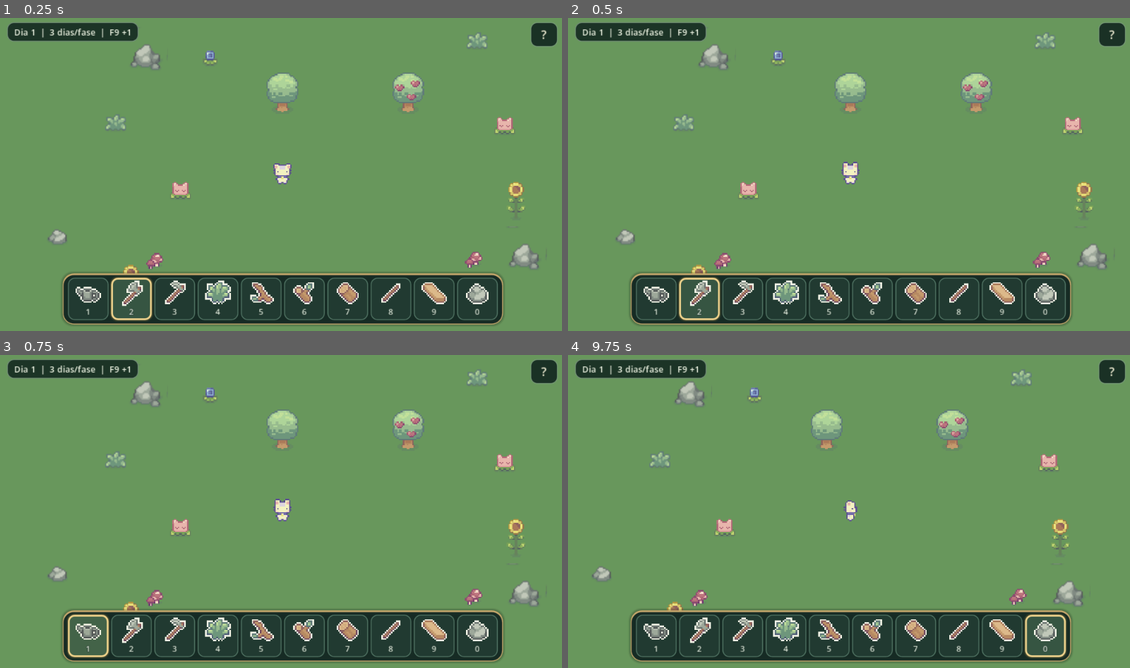
Above: before the commit, frames 1-4 (two rows, left to right).
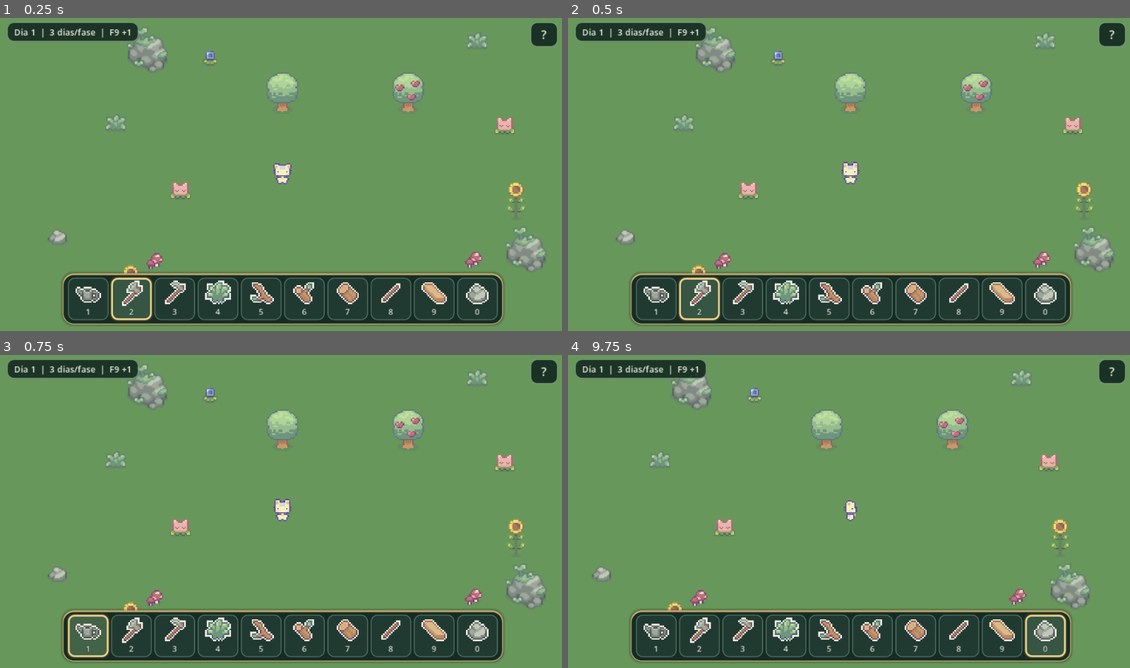
Above: after the commit, the same moments.

Repository: HelioConde/Slime-Harvest
Game: Godot game, scene res://scenes/trees/TreeChopDemo.tscn
Two runs of this game, one before a commit and one after it. Both use one fixed random seed, a clock stepped at 60 frames per second and the inputs below. This scene is started directly instead of the project's main scene.
Inputs (mouse positions are in pixels of both pictures, inside the frame that each line leads up to):
- Up to frame 1 (0.25 s): no input
- Up to frame 2 (0.5 s): no input
- Up to frame 3 (0.75 s): click (89, 636) at 0.5 s
- Up to frame 4 (9.75 s): click (697, 636) at 1.25 s; click (742, 636) at 2 s; click (787, 636) at 2.75 s; click (826, 636) at 3.5 s; click (871, 636) at 4.25 s; click (916, 636) at 5 s; click (961, 636) at 5.75 s; click (1000, 636) at 6.5 s; click (1045, 636) at 7.25 s; click "?" at 8 s; click "×" at 8.75 s; tap Enter at 9.5 s; move the mouse to (972, 495) at 9.52 s; hold D (move_right) from 9.53 s (still down); tap E (interact) at 9.6 s; click (972, 495) at 9.67 s

The runs differ from the first frame. In frame 1, 1.0% of the frame differs, in the area x 22-98%, y 3-82%; in frame 2, 1.0%; in frame 3, 1.0%; in frame 4, 0.9%.

Commit message:
feat(godot): mine rocks through decreasing levels and make flowers/mushrooms collectible

Diff:
--- a/scenes/objects/rocks/rock.tscn
+++ b/scenes/objects/rocks/rock.tscn
@@ -1,6 +1,7 @@
 [gd_scene format=3 uid="uid://do1dqqwsqi8jo"]
 
 [ext_resource type="Texture2D" uid="uid://qw4xrtdtiwew" path="res://assets/Objects/Mushrooms, Flowers, Stones.png" id="1_70ahf"]
+[ext_resource type="Script" path="res://scripts/rocks/mineable_rock.gd" id="mineable_script"]
 
 [sub_resource type="AtlasTexture" id="AtlasTexture_aw33s"]
 atlas = ExtResource("1_70ahf")
@@ -42,6 +43,7 @@
 }]
 
 [node name="Rock" type="Node2D" unique_id=1997084972]
+script = ExtResource("mineable_script")
 
 [node name="AnimatedSprite2D" type="AnimatedSprite2D" parent="." unique_id=1511412045]
 sprite_frames = SubResource("SpriteFrames_uv805")
--- a/scenes/objects/rocks/rock_01.tscn
+++ b/scenes/objects/rocks/rock_01.tscn
@@ -1,11 +1,13 @@
 [gd_scene load_steps=3 format=3]
 
 [ext_resource type="Texture2D" path="res://data/objects/rocks/rock_01.tres" id="1_texture"]
+[ext_resource type="Script" path="res://scripts/rocks/mineable_rock.gd" id="mineable_script"]
 
 [sub_resource type="RectangleShape2D" id="Shape_base"]
 size = Vector2(4, 4)
 
 [node name="rock_01" type="StaticBody2D" groups=["world_objects"]]
+script = ExtResource("mineable_script")
 texture_filter = 1
 collision_layer = 1
 collision_mask = 2
--- a/scenes/objects/rocks/rock_02.tscn
+++ b/scenes/objects/rocks/rock_02.tscn
@@ -1,11 +1,13 @@
 [gd_scene load_steps=3 format=3]
 
 [ext_resource type="Texture2D" path="res://data/objects/rocks/rock_02.tres" id="1_texture"]
+[ext_resource type="Script" path="res://scripts/rocks/mineable_rock.gd" id="mineable_script"]
 
 [sub_resource type="RectangleShape2D" id="Shape_base"]
 size = Vector2(7, 6)
 
 [node name="rock_02" type="StaticBody2D" groups=["world_objects"]]
+script = ExtResource("mineable_script")
 texture_filter = 1
 collision_layer = 1
 collision_mask = 2
--- a/scenes/objects/rocks/rock_03.tscn
+++ b/scenes/objects/rocks/rock_03.tscn
@@ -1,11 +1,13 @@
 [gd_scene load_steps=3 format=3]
 
 [ext_resource type="Texture2D" path="res://data/objects/rocks/rock_03.tres" id="1_texture"]
+[ext_resource type="Script" path="res://scripts/rocks/mineable_rock.gd" id="mineable_script"]
 
 [sub_resource type="RectangleShape2D" id="Shape_base"]
 size = Vector2(8, 7)
 
 [node name="rock_03" type="StaticBody2D" groups=["world_objects"]]
+script = ExtResource("mineable_script")
 texture_filter = 1
 collision_layer = 1
 collision_mask = 2
--- a/scenes/objects/rocks/rock_04.tscn
+++ b/scenes/objects/rocks/rock_04.tscn
@@ -1,11 +1,13 @@
 [gd_scene load_steps=3 format=3]
 
 [ext_resource type="Texture2D" path="res://data/objects/rocks/rock_04.tres" id="1_texture"]
+[ext_resource type="Script" path="res://scripts/rocks/mineable_rock.gd" id="mineable_script"]
 
 [sub_resource type="RectangleShape2D" id="Shape_base"]
 size = Vector2(8, 8)
 
 [node name="rock_04" type="StaticBody2D" groups=["world_objects"]]
+script = ExtResource("mineable_script")
 texture_filter = 1
 collision_layer = 1
 collision_mask = 2
--- a/scenes/objects/rocks/rock_05.tscn
+++ b/scenes/objects/rocks/rock_05.tscn
@@ -1,11 +1,13 @@
 [gd_scene load_steps=3 format=3]
 
 [ext_resource type="Texture2D" path="res://data/objects/rocks/rock_05.tres" id="1_texture"]
+[ext_resource type="Script" path="res://scripts/rocks/mineable_rock.gd" id="mineable_script"]
 
 [sub_resource type="RectangleShape2D" id="Shape_base"]
 size = Vector2(14, 8)
 
 [node name="rock_05" type="StaticBody2D" groups=["world_objects"]]
+script = ExtResource("mineable_script")
 texture_filter = 1
 collision_layer = 1
 collision_mask = 2
--- a/scenes/objects/rocks/rock_06.tscn
+++ b/scenes/objects/rocks/rock_06.tscn
@@ -1,11 +1,13 @@
 [gd_scene load_steps=3 format=3]
 
 [ext_resource type="Texture2D" path="res://data/objects/rocks/rock_06.tres" id="1_texture"]
+[ext_resource type="Script" path="res://scripts/rocks/mineable_rock.gd" id="mineable_script"]
 
 [sub_resource type="RectangleShape2D" id="Shape_base"]
 size = Vector2(14, 8)
 
 [node name="rock_06" type="StaticBody2D" groups=["world_objects"]]
+script = ExtResource("mineable_script")
 texture_filter = 1
 collision_layer = 1
 collision_mask = 2
--- a/scenes/objects/rocks/rock_large.tscn
+++ b/scenes/objects/rocks/rock_large.tscn
@@ -1,11 +1,13 @@
 [gd_scene load_steps=3 format=3]
 
 [ext_resource type="Texture2D" path="res://data/objects/rocks/rock_large.tres" id="1_texture"]
+[ext_resource type="Script" path="res://scripts/rocks/mineable_rock.gd" id="mineable_script"]
 
 [sub_resource type="RectangleShape2D" id="Shape_base"]
 size = Vector2(22, 8)
 
 [node name="rock_large" type="StaticBody2D" groups=["world_objects"]]
+script = ExtResource("mineable_script")
 texture_filter = 1
 collision_layer = 1
 collision_mask = 2
--- a/scenes/objects/rocks/rock_round.tscn
+++ b/scenes/objects/rocks/rock_round.tscn
@@ -1,11 +1,13 @@
 [gd_scene load_steps=3 format=3]
 
 [ext_resource type="Texture2D" path="res://data/objects/rocks/rock_round.tres" id="1_texture"]
+[ext_resource type="Script" path="res://scripts/rocks/mineable_rock.gd" id="mineable_script"]
 
 [sub_resource type="RectangleShape2D" id="Shape_base"]
 size = Vector2(22, 8)
 
 [node name="rock_round" type="StaticBody2D" groups=["world_objects"]]
+script = ExtResource("mineable_script")
 texture_filter = 1
 collision_layer = 1
 collision_mask = 2
--- a/scenes/objects/rocks/rock_small.tscn
+++ b/scenes/objects/rocks/rock_small.tscn
@@ -1,6 +1,7 @@
 [gd_scene format=3 uid="uid://cgb0xslq3mc6k"]
 
 [ext_resource type="Texture2D" uid="uid://qw4xrtdtiwew" path="res://assets/Objects/Mushrooms, Flowers, Stones.png" id="1_vpl2l"]
+[ext_resource type="Script" path="res://scripts/rocks/mineable_rock.gd" id="mineable_script"]
 
 [sub_resource type="AtlasTexture" id="AtlasTexture_o07m4"]
 atlas = ExtResource("1_vpl2l")
@@ -78,6 +79,7 @@
 }]
 
 [node name="RockSmall" type="Node2D" unique_id=1298602842]
+script = ExtResource("mineable_script")
 
 [node name="AnimatedSprite2D" type="AnimatedSprite2D" parent="." unique_id=80207174]
 sprite_frames = SubResource("SpriteFrames_uv805")
--- a/scenes/objects/rocks/rock_sprout.tscn
+++ b/scenes/objects/rocks/rock_sprout.tscn
@@ -1,11 +1,13 @@
 [gd_scene load_steps=3 format=3]
 
 [ext_resource type="Texture2D" path="res://data/objects/rocks/rock_sprout.tres" id="1_texture"]
+[ext_resource type="Script" path="res://scripts/rocks/mineable_rock.gd" id="mineable_script"]
 
 [sub_resource type="RectangleShape2D" id="Shape_base"]
 size = Vector2(22, 8)
 
 [node name="rock_sprout" type="StaticBody2D" groups=["world_objects"]]
+script = ExtResource("mineable_script")
 texture_filter = 1
 collision_layer = 1
 collision_mask = 2
--- a/scenes/trees/TreeChopDemo.tscn
+++ b/scenes/trees/TreeChopDemo.tscn
@@ -46,59 +46,74 @@
 
 [node name="RockNorth" parent="Scenery" instance=ExtResource("5_rock")]
 position = Vector2(158, 126)
+persist_mining = false
 
 [node name="RockEast" parent="Scenery" instance=ExtResource("5_rock")]
 position = Vector2(444, 277)
+persist_mining = false
 
 [node name="RockWestSmall" parent="Scenery" instance=ExtResource("6_rock_small")]
 position = Vector2(90, 267)
+persist_mining = false
 
 [node name="RockSouthSmall" parent="Scenery" instance=ExtResource("6_rock_small")]
 position = Vector2(381, 323)
+persist_mining = false
 
 [node name="GrassWest" parent="Scenery" instance=ExtResource("10_grass")]
 position = Vector2(134, 181)
 start_fully_grown = true
+persist_pickup = false
 
 [node name="GrassSouth" parent="Scenery" instance=ExtResource("10_grass")]
 position = Vector2(198, 316)
 start_fully_grown = true
+persist_pickup = false
 
 [node name="GrassNortheast" parent="Scenery" instance=ExtResource("10_grass")]
 position = Vector2(407, 119)
 start_fully_grown = true
+persist_pickup = false
 
 [node name="FlowerPinkWest" parent="Scenery" instance=ExtResource("7_pink")]
 position = Vector2(183, 233)
 start_fully_grown = true
+persist_pickup = false
 
 [node name="FlowerPinkEast" parent="Scenery" instance=ExtResource("7_pink")]
 position = Vector2(428, 184)
 start_fully_grown = true
+persist_pickup = false
 
 [node name="FlowerBlueNorth" parent="Scenery" instance=ExtResource("8_blue")]
 position = Vector2(206, 133)
 start_fully_grown = true
+persist_pickup = false
 
 [node name="FlowerBlueSouth" parent="Scenery" instance=ExtResource("8_blue")]
 position = Vector2(300, 319)
 start_fully_grown = true
+persist_pickup = false
 
 [node name="FlowerYellowSouth" parent="Scenery" instance=ExtResource("9_yellow")]
 position = Vector2(145, 304)
 start_fully_grown = true
+persist_pickup = false
 
 [node name="FlowerYellowEast" parent="Scenery" instance=ExtResource("9_yellow")]
 position = Vector2(436, 241)
 start_fully_grown = true
+persist_pickup = false
 
 [node name="MushroomWest" parent="Scenery" instance=ExtResource("11_mushroom")]
 position = Vector2(163, 286)
 start_fully_grown = true
+persist_pickup = false
 
 [node name="MushroomEast" parent="Scenery" instance=ExtResource("11_mushroom")]
 position = Vector2(404, 285)
 start_fully_grown = true
+persist_pickup = false
 
 [node name="Player" parent="." instance=ExtResource("2_player")]
 position = Vector2(260, 220)
--- a/scripts/farming/plant_growth.gd
+++ b/scripts/farming/plant_growth.gd
@@ -6,6 +6,11 @@
 @export var use_calendar: bool = true
 @export var persistent_id: String = ""
 @export var start_fully_grown: bool = false
+@export var persist_pickup: bool = true
+
+var _collectible_item: StringName = &""
+var _pickup_key: String = ""
+var _picked_up: bool = false
 
 @onready var sprite: AnimatedSprite2D = get_node_or_null("AnimatedSprite2D") as AnimatedSprite2D
 
@@ -17,6 +22,19 @@
 
 
 func _ready() -> void:
+    # Flores/cogumelos decorativos podem ser coletados com clique sem ferramenta.
+    var source_name: String = scene_file_path.get_file().get_basename().to_lower()
+    if source_name.is_empty():
+        source_name = name.to_snake_case()
+    if source_name.begins_with("flower_") or source_name.begins_with("mushroom_"):
+        _collectible_item = StringName(source_name)
+    _pickup_key = persistent_id if not persistent_id.is_empty() else str(get_path())
+    if _collectible_item != &"" and use_calendar:
+        if persist_pickup and ResourceBag.is_plant_collected(_pickup_key):
+            _picked_up = true
+            queue_free()
+            return
+        add_to_group("pickable_plants")
     if sprite == null or sprite.sprite_frames == null:
         push_warning("PlantGrowth: AnimatedSprite2D ausente ou vazio.")
         return
@@ -87,3 +105,28 @@
 
 func get_max_level() -> int:
     return _max_level
+
+
+func can_pick() -> bool:
+    return not _picked_up and use_calendar and _collectible_item != &"" and sprite != null
+
+
+func contains_click(world_point: Vector2) -> bool:
+    if not can_pick() or sprite.sprite_frames == null:
+        return false
+    var texture: Texture2D = sprite.sprite_frames.get_frame_texture(sprite.animation, sprite.frame)
+    if texture == null:
+        return false
+    var size: Vector2 = texture.get_size()
+    var hit_position: Vector2 = sprite.to_local(world_point) - sprite.offset
+    return Rect2(-size * 0.5, size).grow(4.0).has_point(hit_position)
+
+
+func pick_by_click(_player: Node = null) -> bool:
+    if not can_pick():
+        return false
+    if not ResourceBag.collect_plant(_pickup_key, _collectible_item, persist_pickup):
+        return false
+    _picked_up = true
+    queue_free()
+    return true
--- /dev/null
+++ b/scripts/rocks/mineable_rock.gd
@@ -0,0 +1,102 @@
+extends Node2D
+## Cada golpe de picareta reduz um nivel e solta uma pedra no chao.
+## Pedras com level1..levelN usam sprites reais; pedras estaticas encolhem.
+
+@export var persistent_id: String = ""
+@export var persist_mining: bool = true
+@export_range(1, 12, 1) var static_hits: int = 3
+
+var _sprite: AnimatedSprite2D
+var _static_sprite: Sprite2D
+var _max_level: int = 0
+var _level: int = 0
+var _save_key: String = ""
+var _busy := false
+
+
+func _ready() -> void:
+	_save_key = persistent_id if not persistent_id.is_empty() else str(get_path())
+	_sprite = get_node_or_null("AnimatedSprite2D") as AnimatedSprite2D
+	_static_sprite = get_node_or_null("Sprite2D") as Sprite2D
+	if _sprite != null and _sprite.sprite_frames != null:
+		for animation_name in _sprite.sprite_frames.get_animation_names():
+			var text_name: String = String(animation_name)
+			if text_name.begins_with("level") and text_name.trim_prefix("level").is_valid_int():
+				_max_level = maxi(_max_level, text_name.trim_prefix("level").to_int())
+	elif _static_sprite != null and _static_sprite.texture != null:
+		_max_level = static_hits
+	if _max_level <= 0:
+		push_warning("MineableRock: sprite sem niveis de pedra.")
+		return
+	_level = ResourceBag.rock_level(_save_key, _max_level) if persist_mining else _max_level
+	if _level <= 0:
+		queue_free()
+		return
+	_update_visual()
+	add_to_group("mineable_rocks")
+
+
+func get_mining_level() -> int:
+	return _level
+
+
+func can_accept_pickaxe_hit() -> bool:
+	return _max_level > 0 and _level > 0 and not _busy
+
+
+func contains_click(world_point: Vector2) -> bool:
+	var graphic: Node2D = _sprite if _sprite != null else _static_sprite
+	if graphic == null:
+		return false
+	var texture: Texture2D
+	var offset := Vector2.ZERO
+	if _sprite != null:
+		texture = _sprite.sprite_frames.get_frame_texture(_sprite.animation, 0)
+		offset = _sprite.offset
+	else:
+		texture = _static_sprite.texture
+		offset = _static_sprite.offset
+	if texture == null:
+		return false
+	var size: Vector2 = texture.get_size()
+	var local_point: Vector2 = graphic.to_local(world_point) - offset
+	return Rect2(-size * 0.5, size).grow(4.0).has_point(local_point)
+
+
+func take_pickaxe_hit(_player: Node = null) -> bool:
+	if not can_accept_pickaxe_hit():
+		return false
+	_busy = true
+	_level -= 1
+	if persist_mining:
+		ResourceBag.save_rock_level(_save_key, _level)
+	var drop_key: String = _save_key + ":stone:" + str(_level)
+	ResourceBag.spawn_drop(get_parent(), global_position + Vector2(10, -3), &"large_stone", drop_key, persist_mining)
+	_update_visual()
+	var graphic: Node2D = _sprite if _sprite != null else _static_sprite
+	if graphic != null:
+		graphic.modulate = Color(1.0, 0.76, 0.7, 1.0)
+		var tween := create_tween()
+		tween.tween_property(graphic, "modulate", Color.WHITE, 0.22)
+		tween.finished.connect(_finish_hit)
+	else:
+		_finish_hit()
+	return true
+
+
+func _update_visual() -> void:
+	if _sprite != null and _sprite.sprite_frames != null and _level > 0:
+		var stage: StringName = StringName("level%d" % _level)
+		if _sprite.sprite_frames.has_animation(stage):
+			_sprite.stop()
+			_sprite.animation = stage
+			_sprite.frame = 0
+	elif _static_sprite != null:
+		var factor: float = maxf(0.2, float(_level) / float(_max_level))
+		_static_sprite.scale = Vector2.ONE * factor
+
+
+func _finish_hit() -> void:
+	_busy = false
+	if _level <= 0:
+		queue_free()
